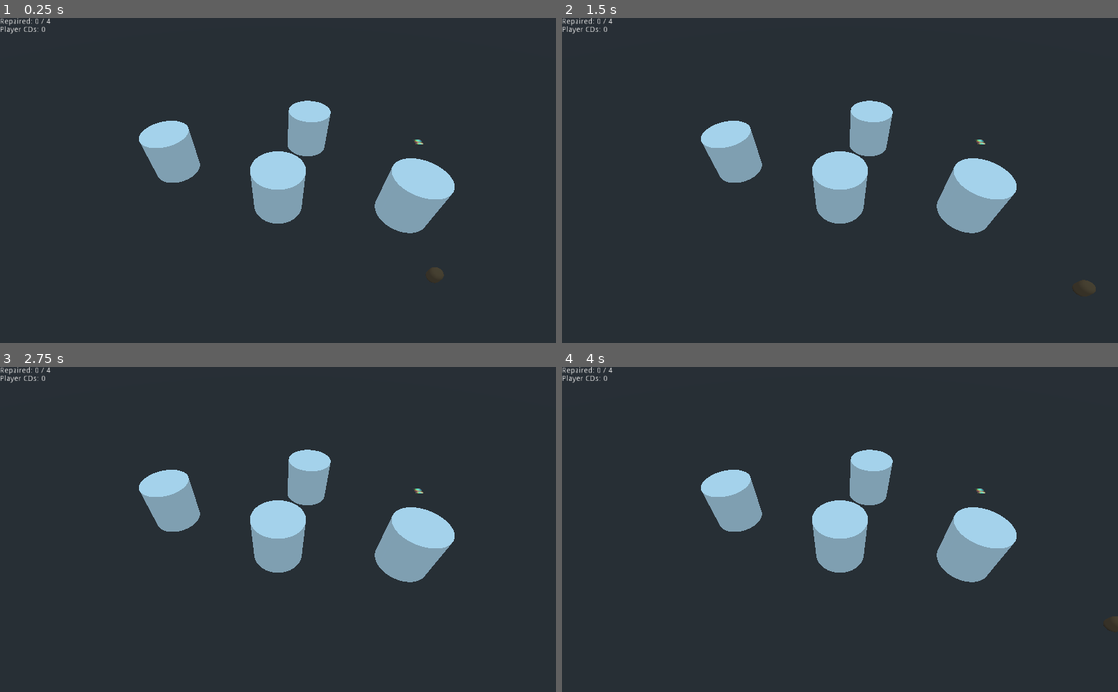
Above: before the commit, frames 1-4 (two rows, left to right).
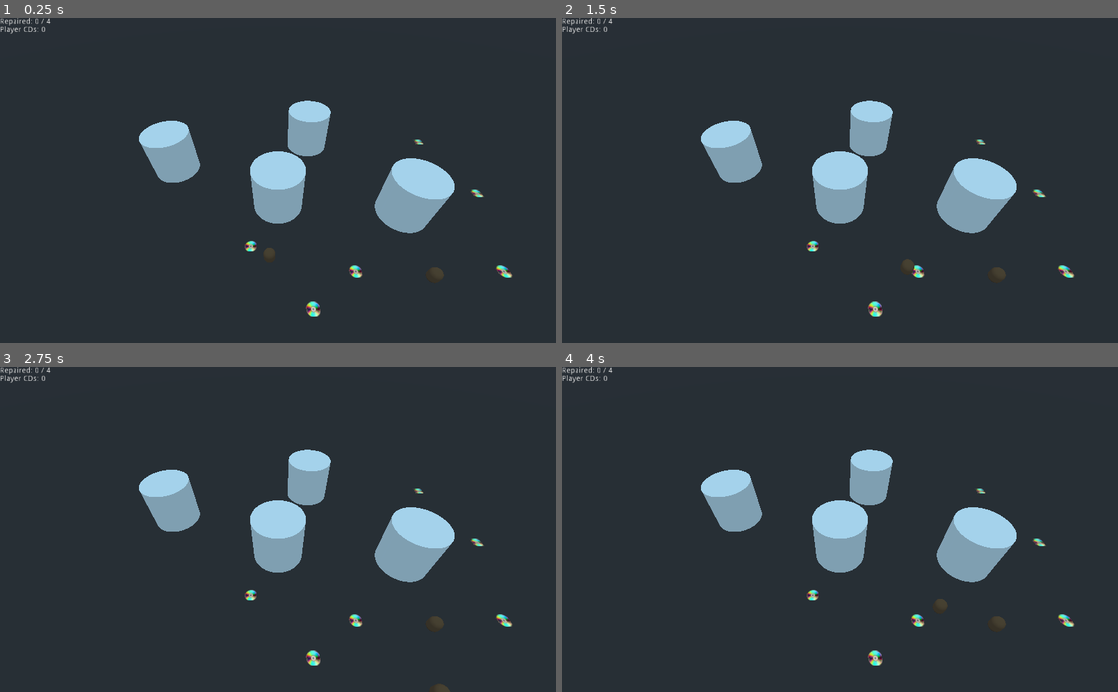
Above: after the commit, the same moments.

Repository: bmolyneaux/GGJ2020
Game: Godot game, scene res://Level/Jez Test Town.tscn
Same seed, same stepped clock (60 frames per second), same inputs: the game is played once before the commit and once after it. This scene is started directly instead of the project's main scene.
Inputs:
- Up to frame 1 (0.25 s): no input
- Up to frame 2 (1.5 s): tap Enter at 0.5 s; hold D 0.53-1.28 s; tap Space at 0.77 s; hold S from 1.28 s (still down)
- Up to frame 3 (2.75 s): tap Space at 1.52 s; release S at 2.03 s; hold D from 2.03 s (still down)
- Up to frame 4 (4 s): tap Space at 2.75, 3.02, 3.77 s; release D at 2.78 s; hold W 2.78-3.53 s; hold A from 3.53 s (still down)

The runs differ from the first frame. In frame 1, 0.4% of the frame differs, in the area x 44-93%, y 52-92%; in frame 2, 0.5%, in the area x 44-96%, y 52-92%; in frame 3, 0.4%; in frame 4, 0.5%.

Commit message:
Add a catcher thingo

Diff:
--- /dev/null
+++ b/Catcher/Catcher.gd
@@ -0,0 +1,19 @@
+extends KinematicBody
+
+export var acceleration := 10
+export var max_speed := 200
+var speed := Vector2(0, 0)
+var input : Vector2
+var numCaught := 0
+
+func _physics_process(delta):
+	var desired_speed = input * max_speed
+
+	speed = lerp(speed, desired_speed, 0.2)
+
+	var movement = Vector3(speed.x, 0, speed.y) * delta
+
+	move_and_slide(movement, Vector3(0, 1, 0))
+
+func set_input(value : Vector2):
+	input = value
--- /dev/null
+++ b/Catcher/Catcher.tscn
@@ -0,0 +1,32 @@
+[gd_scene load_steps=6 format=2]
+
+[ext_resource path="res://Catcher/Catcher.gd" type="Script" id=1]
+
+[sub_resource type="CapsuleShape" id=1]
+
+[sub_resource type="CapsuleMesh" id=2]
+
+[sub_resource type="SpatialMaterial" id=3]
+albedo_color = Color( 0.435294, 0.301961, 0.188235, 1 )
+
+[sub_resource type="CylinderShape" id=4]
+radius = 0.275287
+height = 0.922658
+
+[node name="Catcher" type="KinematicBody"]
+script = ExtResource( 1 )
+
+[node name="CollisionShape" type="CollisionShape" parent="."]
+transform = Transform( 0.2, 0, 0, 0, -8.74228e-09, 0.2, 0, -0.2, -8.74228e-09, 0, 0.3, 0 )
+shape = SubResource( 1 )
+
+[node name="MeshInstance" type="MeshInstance" parent="."]
+transform = Transform( 0.2, 0, 0, 0, -8.74228e-09, 0.2, 0, -0.2, -8.74228e-09, 0, 0.3, 0 )
+mesh = SubResource( 2 )
+material/0 = SubResource( 3 )
+
+[node name="Area" type="Area" parent="."]
+transform = Transform( 1, 0, 0, 0, 1, 0, 0, 0, 1, 0, 0.3, 0 )
+
+[node name="CollisionShape" type="CollisionShape" parent="Area"]
+shape = SubResource( 4 )
--- a/Level/Jez Test Town.tscn
+++ b/Level/Jez Test Town.tscn
@@ -1,10 +1,11 @@
-[gd_scene load_steps=6 format=2]
+[gd_scene load_steps=7 format=2]
 
 [ext_resource path="res://Repairable/Repairable.tscn" type="PackedScene" id=1]
 [ext_resource path="res://Repairer/Repairer.tscn" type="PackedScene" id=2]
 [ext_resource path="res://Game/GameManager.gd" type="Script" id=3]
 [ext_resource path="res://Repairer/PlayerController.gd" type="Script" id=4]
 [ext_resource path="res://Collectables/Collectable.tscn" type="PackedScene" id=5]
+[ext_resource path="res://Catcher/Catcher.tscn" type="PackedScene" id=6]
 
 [node name="Spatial" type="Spatial"]
 
@@ -27,11 +28,32 @@
 ] instance=ExtResource( 2 )]
 transform = Transform( 1, 0, 0, 0, 1, 0, 0, 0, 1, 4.98274, 0, 3.11699 )
 
-[node name="Node" type="Node" parent="Repairer"]
+[node name="Catcher" parent="." instance=ExtResource( 6 )]
+transform = Transform( 1, 0, 0, 0, 1, 0, 0, 0, 1, -0.285278, 0, 2.4495 )
+
+[node name="Node" type="Node" parent="Catcher"]
 script = ExtResource( 4 )
 
 [node name="CD" parent="." instance=ExtResource( 5 )]
 transform = Transform( 1, 0, 0, 0, 1, 0, 0, 0, 1, 7.71771, -0.0174866, -4.30684 )
+
+[node name="CD2" parent="." instance=ExtResource( 5 )]
+transform = Transform( 1, 0, 0, 0, 1, 0, 0, 0, 1, 8.71714, -0.0174866, -0.588624 )
+
+[node name="CD3" parent="." instance=ExtResource( 5 )]
+transform = Transform( 1, 0, 0, 0, 1, 0, 0, 0, 1, 7.57116, -0.0174868, 2.86623 )
+
+[node name="CD4" parent="." instance=ExtResource( 5 )]
+transform = Transform( 1, 0, 0, 0, 1, 0, 0, 0, 1, 2.60092, -0.0174866, 2.86848 )
+
+[node name="CD5" parent="." instance=ExtResource( 5 )]
+transform = Transform( 1, 0, 0, 0, 1, 0, 0, 0, 1, 1.05854, -0.0174866, 4.01381 )
+
+[node name="CD7" parent="." instance=ExtResource( 5 )]
+transform = Transform( 1, 0, 0, 0, 1, 0, 0, 0, 1, 1.05854, -0.0174866, 4.01381 )
+
+[node name="CD6" parent="." instance=ExtResource( 5 )]
+transform = Transform( 1, 0, 0, 0, 1, 0, 0, 0, 1, -0.996201, -0.0174866, 1.94262 )
 
 [node name="Game Manager" type="Node" parent="."]
 script = ExtResource( 3 )
--- a/Repairer/PlayerController.gd
+++ b/Repairer/PlayerController.gd
@@ -14,4 +14,4 @@
 
 	input = input.clamped(1)
 
-	(get_parent() as Repairer).set_input(input)
+	get_parent().set_input(input)
